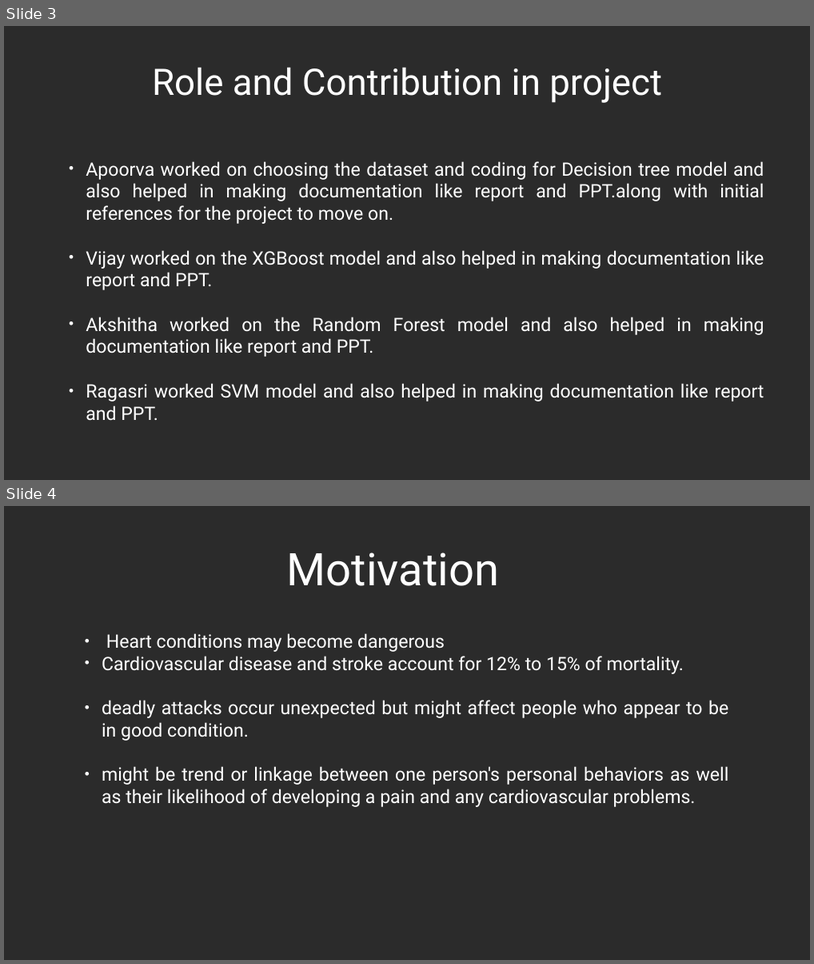
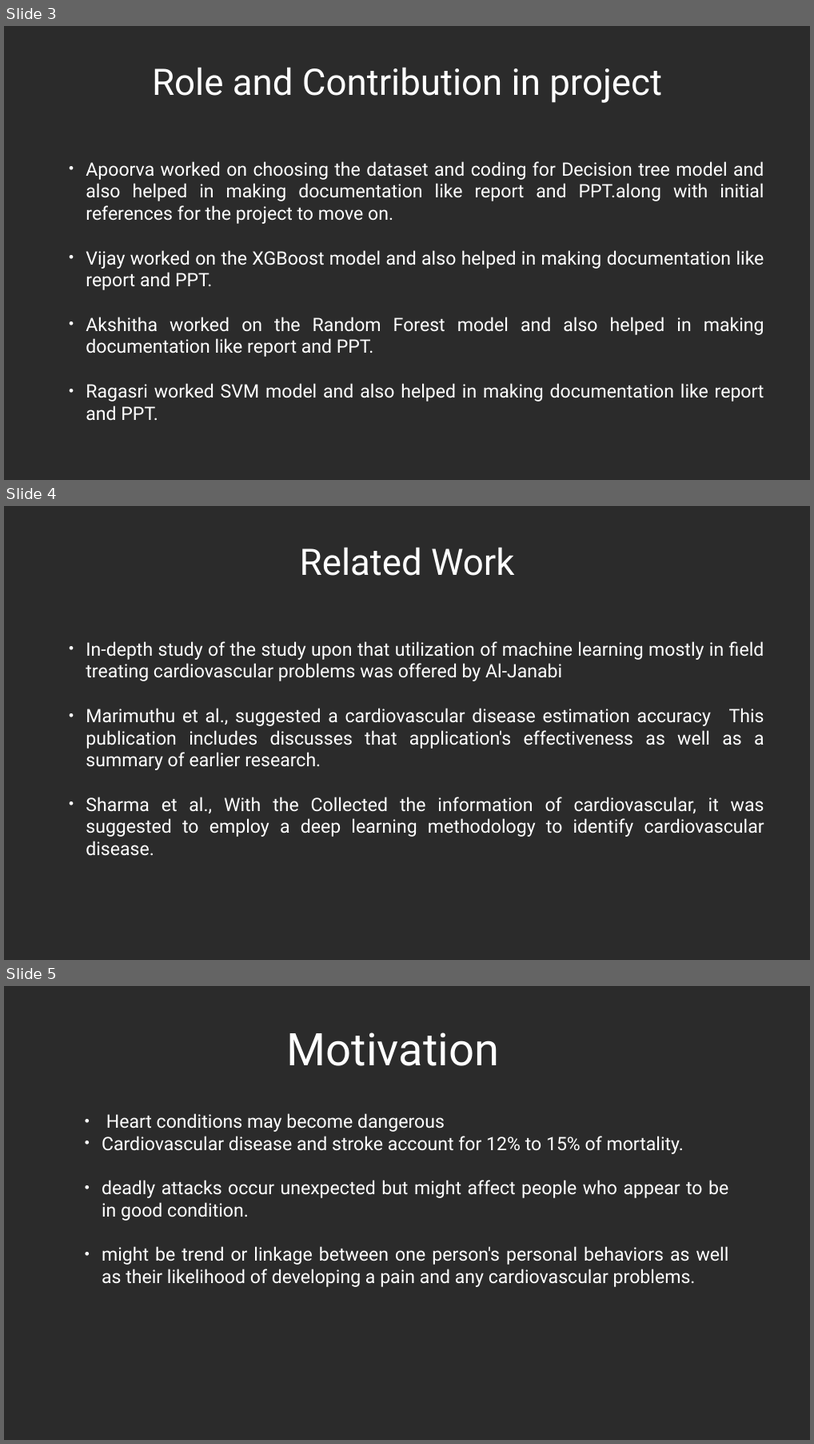
Before and after one commit to ApoorvaKyramkonda/PROJECT, a slide deck: ML PPT Final.ppt. Shown one above the other, each under a label of ours: slides 3 and 4 before the commit, slides 3, 4 and 5 after it. The pictures are 814x964 and 814x1444 pixels, drawn with LibreOffice and Linux fonts; fonts in the diff are those of the drawing; background and template pictures are left out; a plain dark background stands for a picture behind light text. Boxes give left, top, right and bottom in pixels: in the first picture for what was removed or moved away, otherwise in the second. Text is boxed around its words. In the diff, an @@ line names an element or a change of style, - is before the commit and + after.

```diff
--- a/ML PPT Final.ppt
+++ b/ML PPT Final.ppt
@@ slide 4 added at bbox=[4, 506, 810, 960], background picture (left out) @@
@@ title added at bbox=[300, 547, 514, 576], 87 pt, text #FFFFFF @@
+Related Work
@@ subtitle added at bbox=[86, 641, 765, 856], 44 pt, text #FFFFFF @@
+• In-depth study of the study upon that utilization of machine learning mostly in field treating cardiovascular problems was offered by Al-Janabi
+• Marimuthu et al., suggested a cardiovascular disease estimation accuracy This publication includes discusses that application's effectiveness as well as a summary of earlier research.
+• Sharma et al., With the Collected the information of cardiovascular, it was suggested to employ a deep learning methodology to identify cardiovascular disease.
@@ what was slide 4 is now slide 5 @@
```
